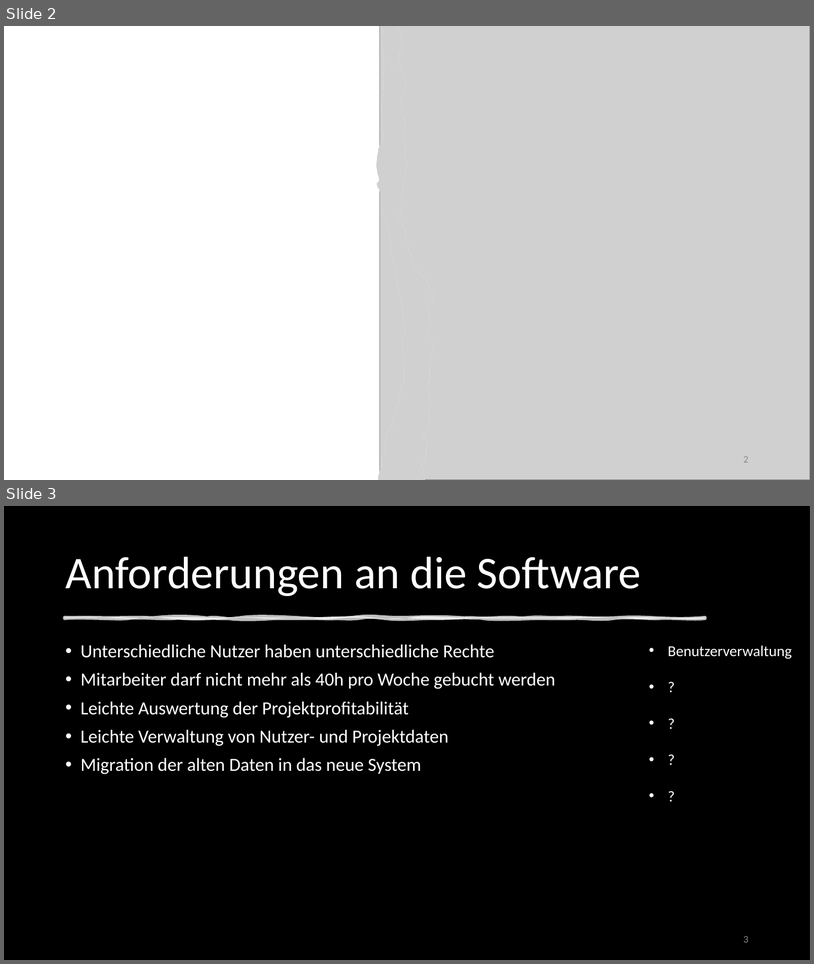
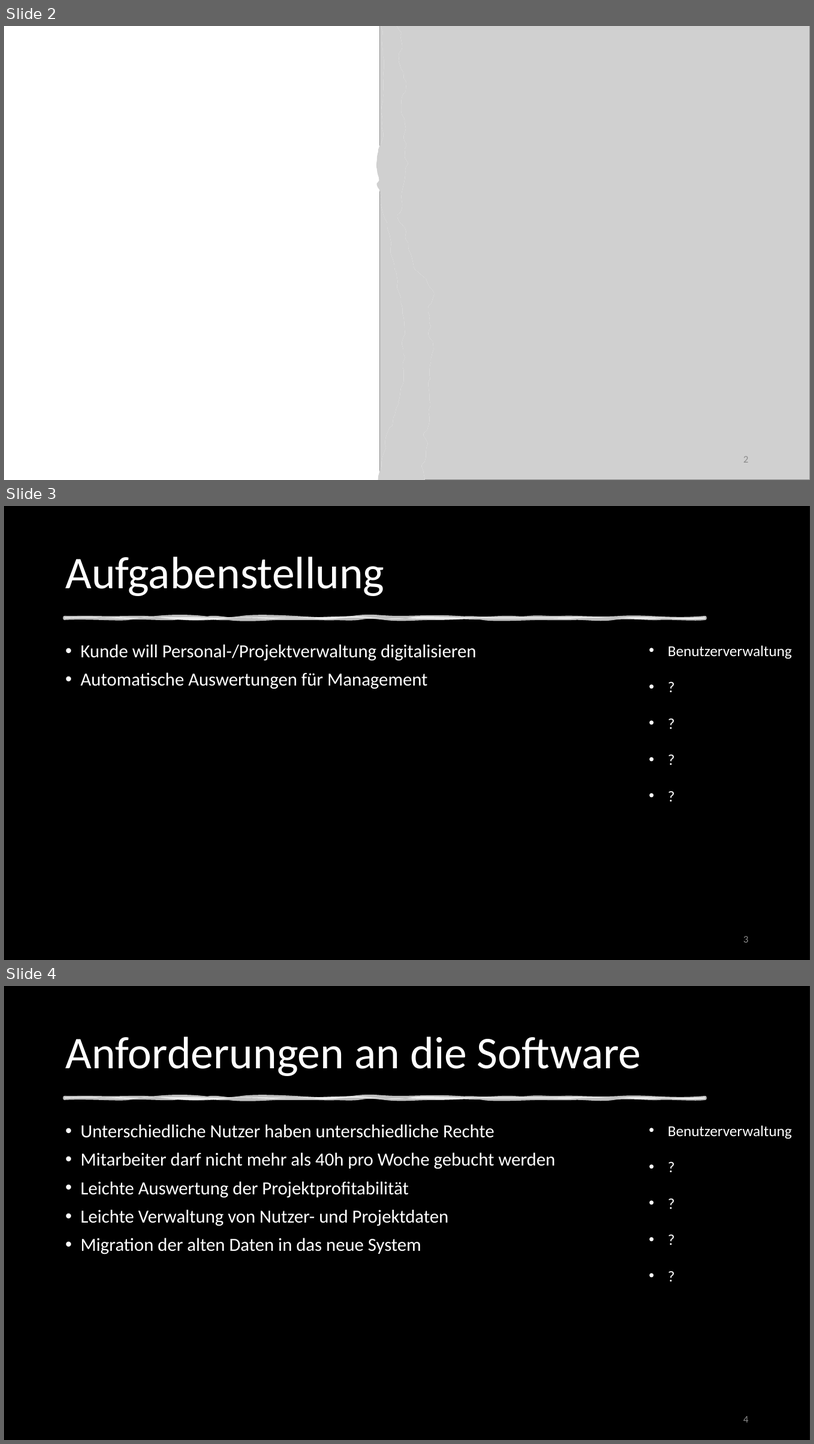
Before and after one commit to DennisWandschura/Profitabilitaet, a slide deck: Präst_Profitabilität.pptx. Shown one above the other, each under a label of ours: slides 2 and 3 before the commit, slides 2, 3 and 4 after it. The pictures are 814x964 and 814x1444 pixels, drawn with LibreOffice and Linux fonts; fonts in the diff are those of the drawing; grey boxes stand for pictures; background and template pictures are left out; a plain dark background stands for a picture behind light text. Boxes give left, top, right and bottom in pixels: in the first picture for what was removed or moved away, otherwise in the second. Text is boxed around its words. In the diff, an @@ line names an element or a change of style, - is before the commit and + after.

Commit message:
hinzufuegen einer folie

```diff
--- a/Präst_Profitabilität.pptx
+++ b/Präst_Profitabilität.pptx
@@ slide 3 added at (4, 506, 810, 960), background picture (left out) @@
@@ rectangle added at (4, 506, 810, 960), fill #000000 @@
@@ title added at (65, 556, 384, 596), 54 pt, text #FFFFFF @@
+Aufgabenstellung
@@ freeform shape added at (65, 618, 706, 619), fill #FFFFFF at 75% opacity, outline #FFFFFF 3.5 pt @@
@@ text added at (81, 644, 477, 689), 22 pt, text #FFFFFF @@
+• Kunde will Personal-/Projektverwaltung digitalisieren
+• Automatische Auswertungen für Management
@@ text added at (668, 645, 792, 659), 18 pt, text #FFFFFF @@
+• Benutzerverwaltung
+• ?
+• ?
+• ?
+• ?
@@ page number added at (744, 936, 749, 942), 12 pt, text #8C8C8C @@
+3
@@ what was slide 3 is now slide 4 @@
@@ page number at (744, 1416, 749, 1422): text changed @@
-3
+4
```
